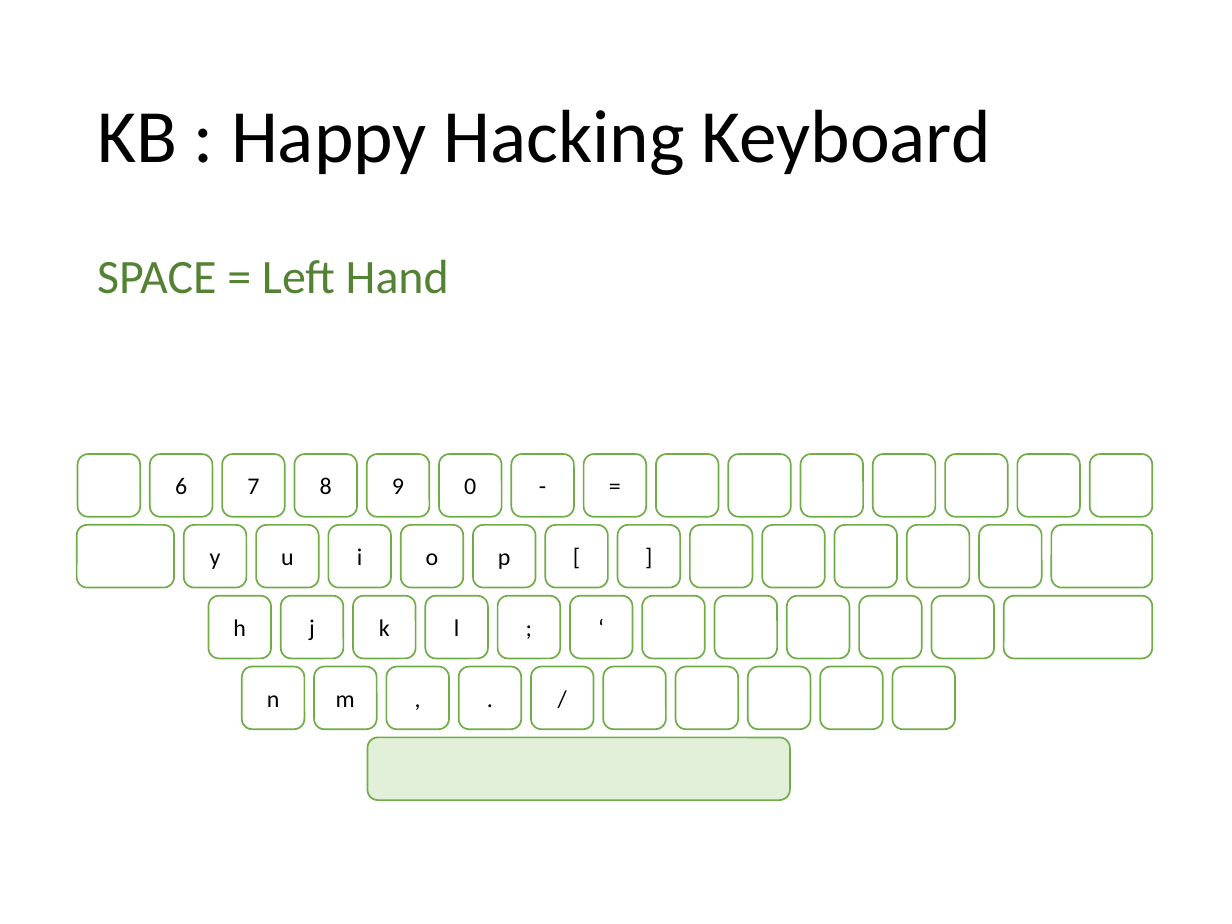
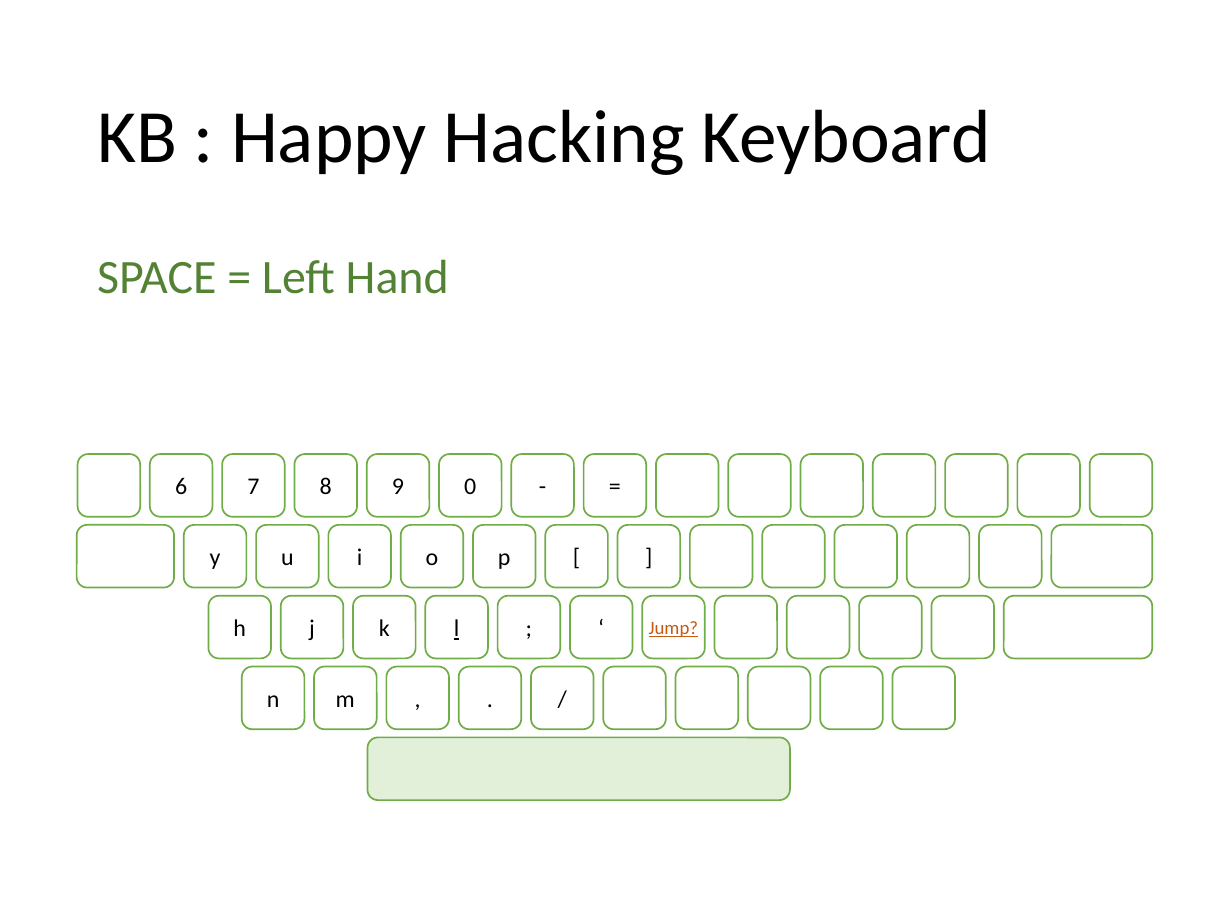
Before and after one commit to ittooo66/myAHK, a slide deck: slide 7 of MANUAL.pptx (slide 8 before the commit). Drawn at 1232x924 pixels with LibreOffice and Linux fonts; fonts in the diff are those of the drawing. Boxes give left, top, right and bottom in pixels: in the first picture for what was removed or moved away, otherwise in the second. Text is boxed around its words. In the diff, an @@ line names an element or a change of style, - is before the commit and + after.

```diff
--- a/MANUAL.pptx
+++ b/MANUAL.pptx
@@ rounded rectangle "l" at [425, 596, 488, 659]: underline on @@
@@ text in rounded rectangle at [649, 621, 699, 637]: text added @@
+Jump?
```
Also in this commit, not shown: 7 other slides changed, 1 slide added, 2 slides removed.
